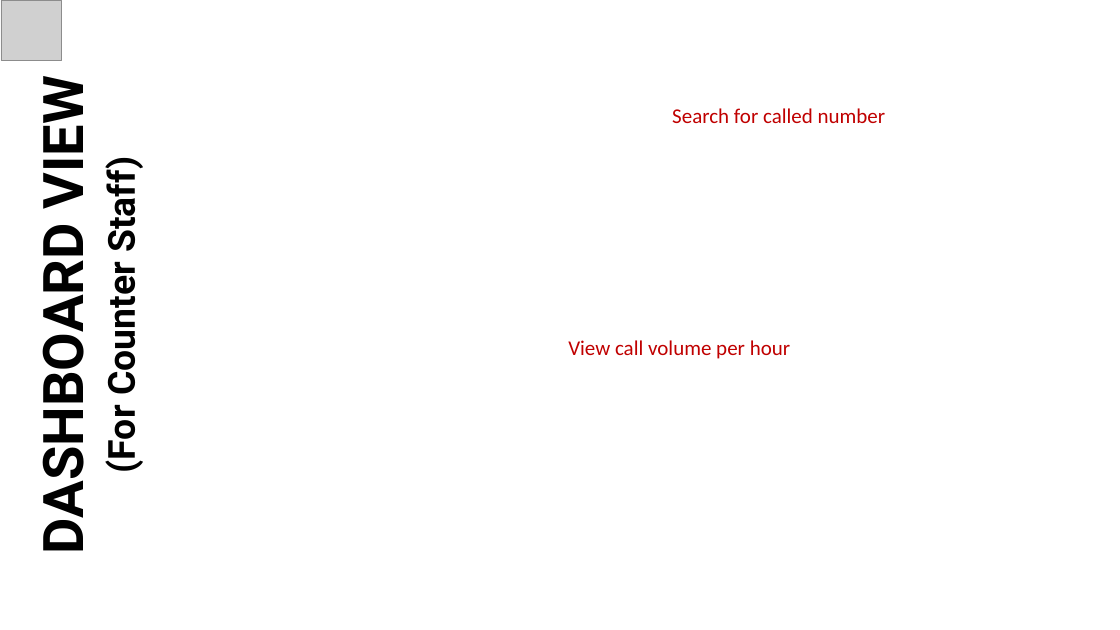
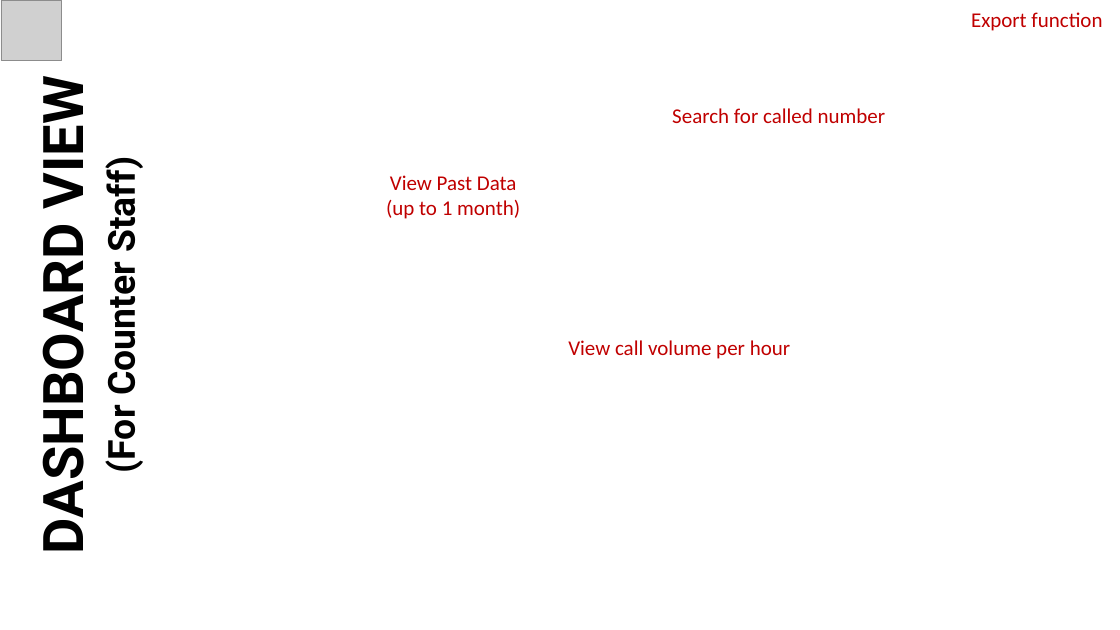
Before and after one commit to pfredz-hsgt/qms-opd, a slide deck: slide 12 of docs/qms-slide/QMS_Slide.pptx (slide 9 before the commit). Drawn at 1120x630 pixels with LibreOffice and Linux fonts; fonts in the diff are those of the drawing; grey boxes stand for pictures; background and template pictures are left out. Boxes give left, top, right and bottom in pixels: in the first picture for what was removed or moved away, otherwise in the second. Text is boxed around its words. In the diff, an @@ line names an element or a change of style, - is before the commit and + after.

```diff
--- a/docs/qms-slide/QMS_Slide.pptx
+++ b/docs/qms-slide/QMS_Slide.pptx
@@ text added at [971,12,1102,31], 18 pt, text #C00000 @@
+Export function
@@ text added at [386,175,520,219], 18 pt, text #C00000 @@
+View Past Data
+(up to 1 month)
```
Also in this commit, not shown: 7 other slides changed, 5 slides added, 1 slide removed, 4 other files.
